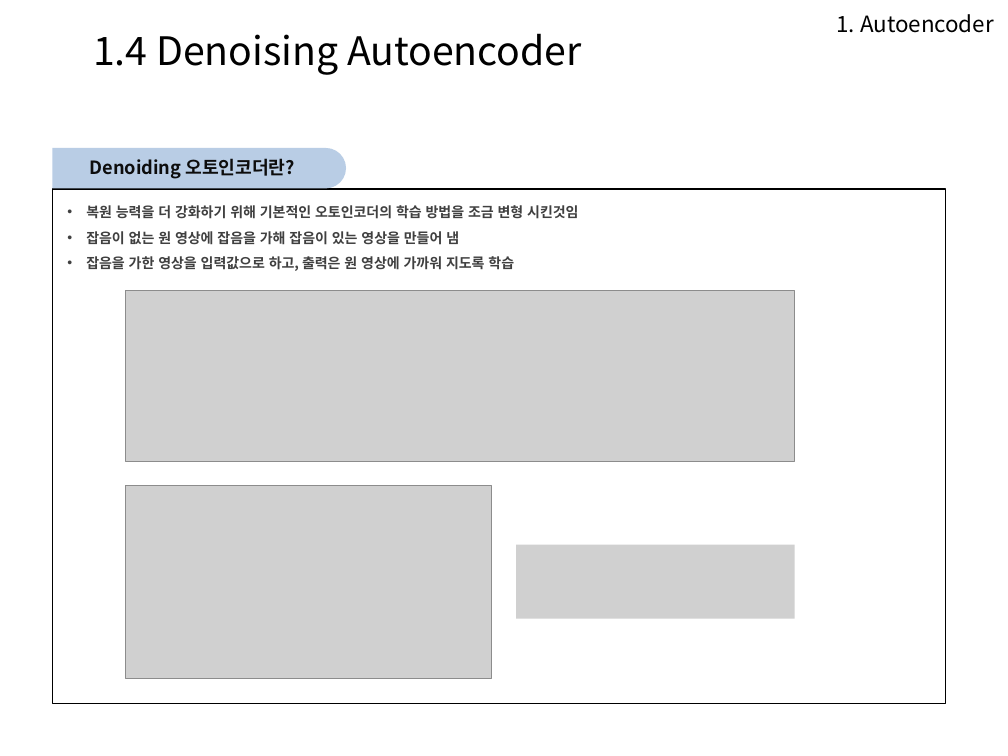
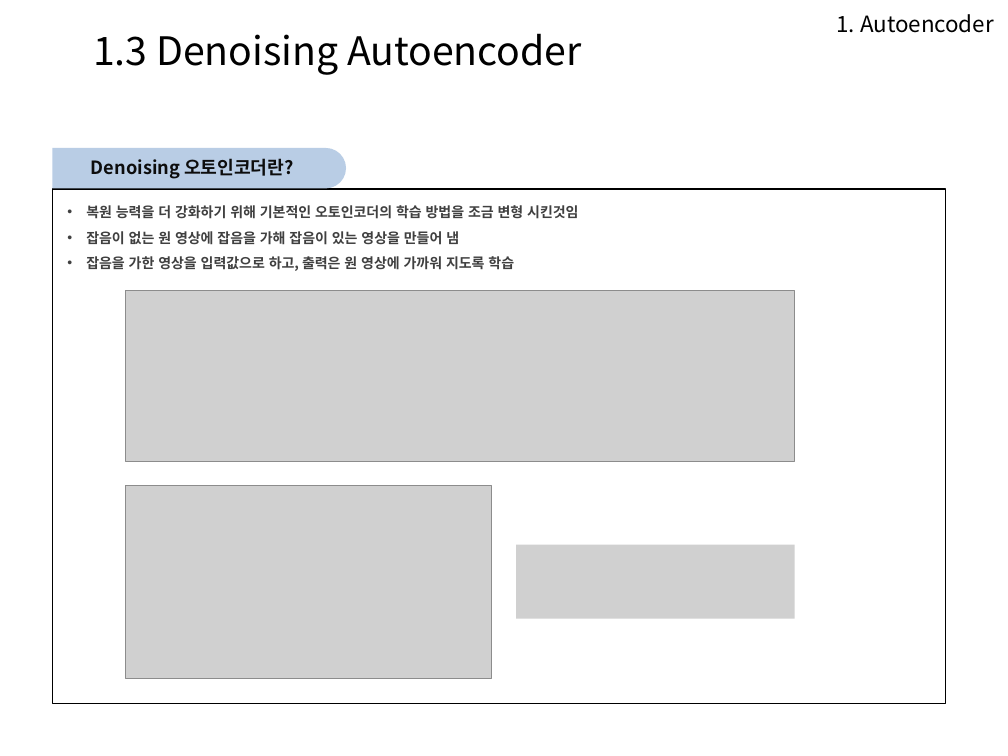
Before and after one commit to Heechul90/Autoencoder, a slide deck: slide 15 of autoencoder.pptx. Drawn at 1008x756 pixels with LibreOffice and Linux fonts; fonts in the diff are those of the drawing; grey boxes stand for pictures; background and template pictures are left out. Boxes give left, top, right and bottom in pixels: in the first picture for what was removed or moved away, otherwise in the second. Text is boxed around its words. In the diff, an @@ line names an element or a change of style, - is before the commit and + after.

Commit message:
autoencoder

```diff
--- a/autoencoder.pptx
+++ b/autoencoder.pptx
@@ text at [93,33,582,75]: text changed @@
-1.4 Denoising Autoencoder
+1.3 Denoising Autoencoder
@@ text in rectangle at [91,158,294,179]: text changed @@
-Denoiding 오토인코더란?
+Denoising 오토인코더란?
```
Also in this commit, not shown: 17 other slides changed, 4 slides added, 3 other files.
